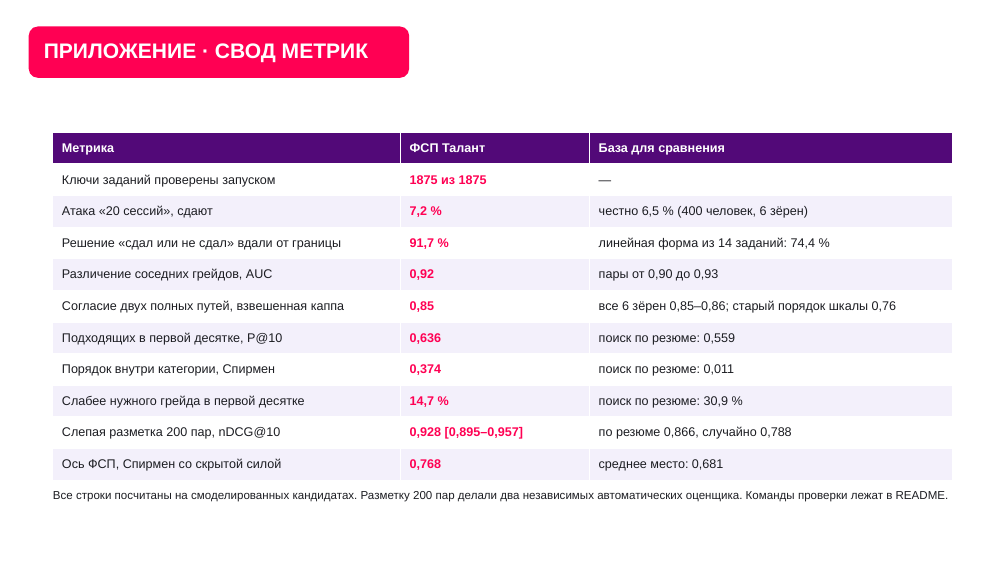
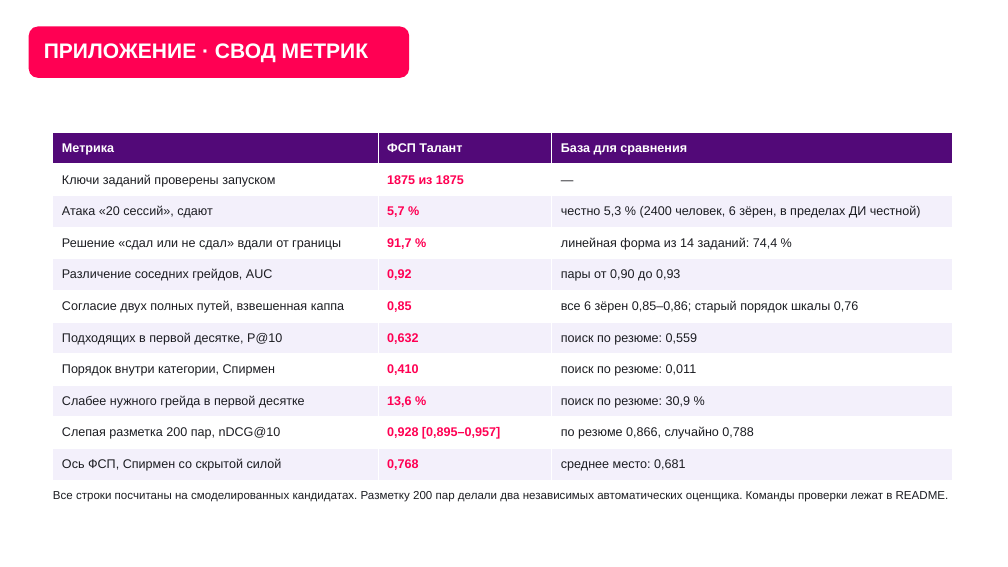
Before and after one commit to KonkovDV/fsp-talent, a slide deck: slide 31 of submission/03-presentation/FSP_Talent_presentation.pptx. Drawn at 1008x567 pixels with LibreOffice and Linux fonts; fonts in the diff are those of the drawing; background and template pictures are left out. Boxes give left, top, right and bottom in pixels: in the first picture for what was removed or moved away, otherwise in the second. Text is boxed around its words. In the diff, an @@ line names an element or a change of style, - is before the commit and + after.

```diff
--- a/submission/03-presentation/FSP_Talent_presentation.pptx
+++ b/submission/03-presentation/FSP_Talent_presentation.pptx
@@ table at (x1=53, y1=132, x2=953, y2=480) @@
-row 3, column 2: 7,2 %
+row 3, column 2: 5,7 %
-row 3, column 3: честно 6,5 % (400 человек, 6 зёрен)
+row 3, column 3: честно 5,3 % (2400 человек, 6 зёрен, в пределах ДИ честной)
-row 7, column 2: 0,636
+row 7, column 2: 0,632
-row 8, column 2: 0,374
+row 8, column 2: 0,410
-row 9, column 2: 14,7 %
+row 9, column 2: 13,6 %
```
Also in this commit, not shown: 18 other slides changed, 1 other file.
